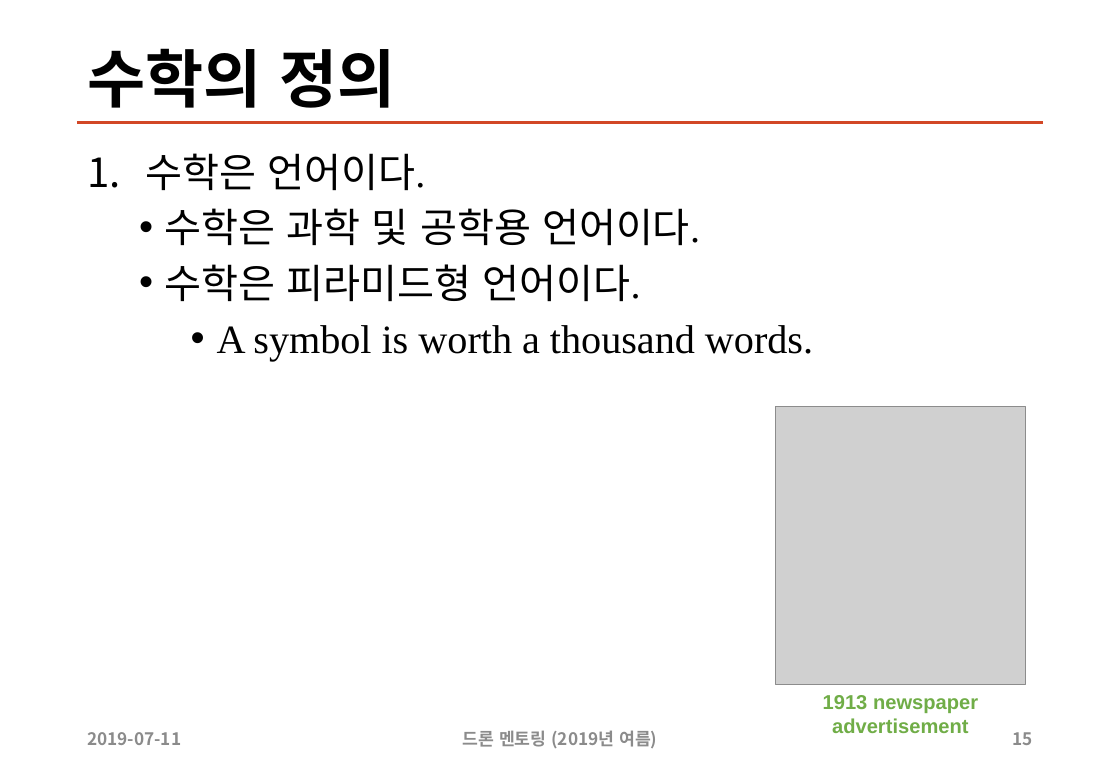
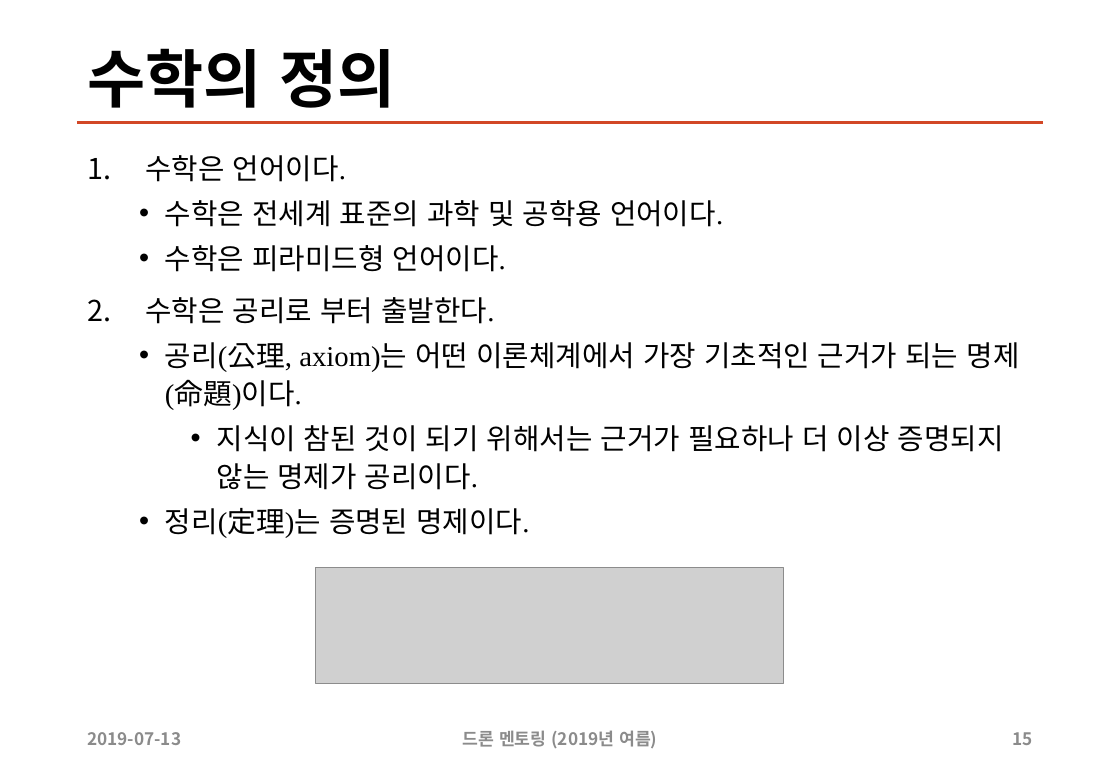
Before and after one commit to sunabove/drone_mentoring, a slide deck: slide 15 of 200 드론 멘토링 자율 비행 이론 V1.1.pptx. Drawn at 1120x775 pixels with LibreOffice and Linux fonts; fonts in the diff are those of the drawing; grey boxes stand for pictures. Boxes give left, top, right and bottom in pixels: in the first picture for what was removed or moved away, otherwise in the second. Text is boxed around its words. In the diff, an @@ line names an element or a change of style, - is before the commit and + after.

```diff
--- a/200 드론 멘토링 자율 비행 이론 V1.1.pptx
+++ b/200 드론 멘토링 자율 비행 이론 V1.1.pptx
@@ text at (146, 155, 506, 272): size 28 to 20 pt in "수학은 언어이다.", "수학은 피라미드형 언어이다."; line spacing 1 to 1.1 @@
@@ text at (165, 200, 723, 227): text changed; size 28 to 20 pt @@
-  • 수학은 과학 및 공학용 언어이다.
+  • 수학은 전세계 표준의 과학 및 공학용 언어이다.
@@ text at (146, 297, 1020, 538): text changed; size 28 to 20 pt @@
-    • A symbol is worth a thousand words.
+2. 수학은 공리로 부터 출발한다.
+  • 공리(公理, axiom)는 어떤 이론체계에서 가장 기초적인 근거가 되는 명제(命題)이다.
+    • 지식이 참된 것이 되기 위해서는 근거가 필요하나 더 이상 증명되지 않는 명제가 공리이다.
+  • 정리(定理)는 증명된 명제이다.
@@ picture removed at (776, 406, 1026, 685) @@
@@ picture added at (316, 568, 784, 685) @@
@@ text removed at (823, 695, 978, 733) @@
-1913 newspaper advertisement
@@ text at (87, 732, 181, 745): text changed @@
-2019-07-11
+2019-07-13
```
Also in this commit, not shown: 16 other slides changed, 14 slides added, 52 other files.
